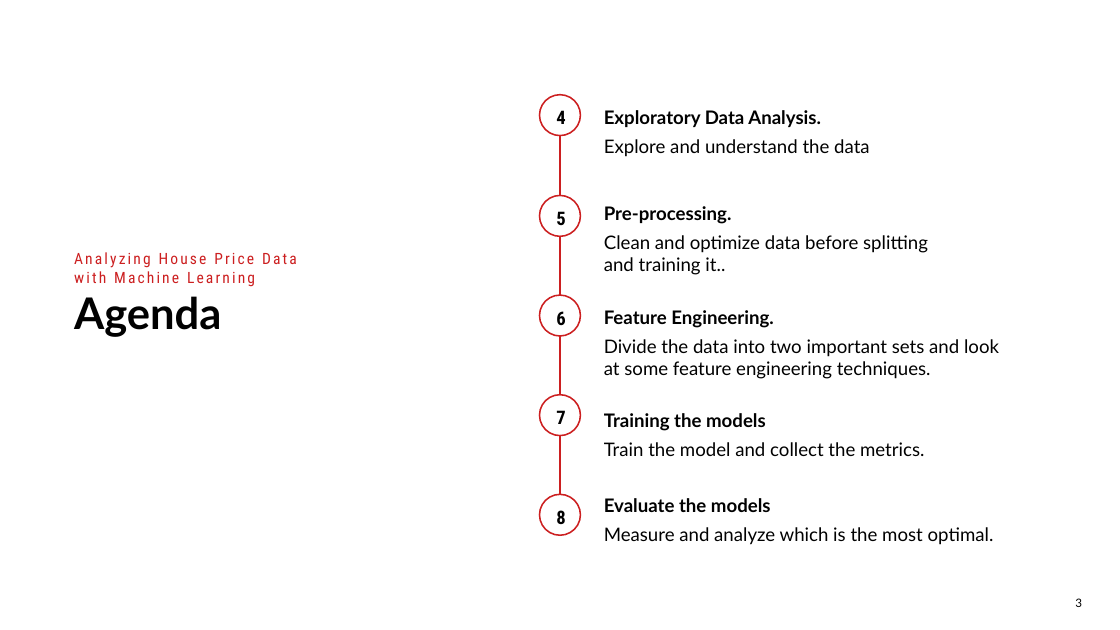
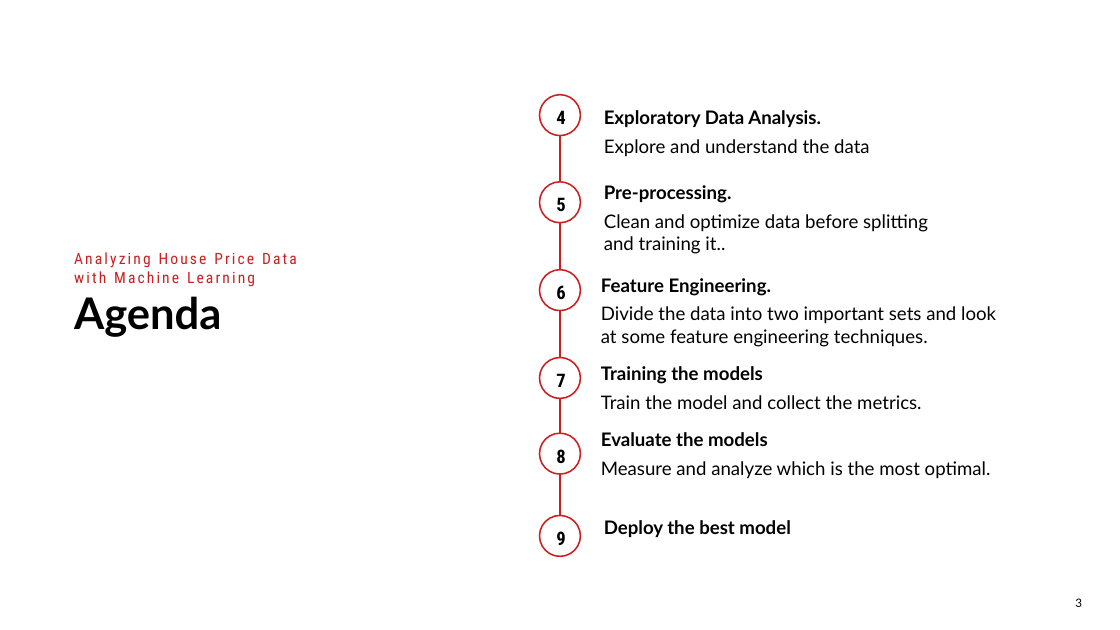
Before and after one commit to albertbolanoss/labs_machine_learning, a slide deck: slide 3 of layers/Case Study_Analyzing House Price Data with Machine Learning.pptx. Drawn at 1120x630 pixels with LibreOffice and Linux fonts; fonts in the diff are those of the drawing; background and template pictures are left out. Boxes give left, top, right and bottom in pixels: in the first picture for what was removed or moved away, otherwise in the second. Text is boxed around its words. In the diff, an @@ line names an element or a change of style, - is before the commit and + after.

```diff
--- a/layers/Case Study_Analyzing House Price Data with Machine Learning.pptx
+++ b/layers/Case Study_Analyzing House Price Data with Machine Learning.pptx
@@ line moved from (560, 136) - (560, 494) to (560, 136) - (560, 515) @@
@@ ellipse "5": place and size @@
-ellipse "5" at [540,196,581,237]
+ellipse "5" at [540,181,581,223]
@@ text "Pre-processing." rewrapped from [604,235,928,275] to [604,185,928,254] @@
@@ ellipse "6": place and size @@
-ellipse "6" at [540,295,581,336]
+ellipse "6" at [540,270,581,311]
@@ text "Feature Engineering.": place and size @@
-text "Feature Engineering." at [604,310,999,379]
+text "Feature Engineering." at [601,278,996,347]
@@ ellipse "7": place and size @@
-ellipse "7" at [540,394,581,436]
+ellipse "7" at [540,357,581,399]
@@ text "Training the models": place and size @@
-text "Training the models" at [604,413,924,456]
+text "Training the models" at [601,366,921,409]
@@ ellipse "8": place and size @@
-ellipse "8" at [540,494,581,535]
+ellipse "8" at [540,433,581,475]
@@ text "Evaluate the models": place and size @@
-text "Evaluate the models" at [604,498,994,545]
+text "Evaluate the models" at [601,432,991,479]
@@ ellipse added at [540,515,581,557], fill #FFFFFF, outline #CC1F20 1 pt, 12 pt, text #010101, bold @@
+9
@@ text added at [604,520,791,537], 12 pt, text #010101, bold @@
+Deploy the best model
```
Also in this commit, not shown: 1 other slide changed, 4 other files.
